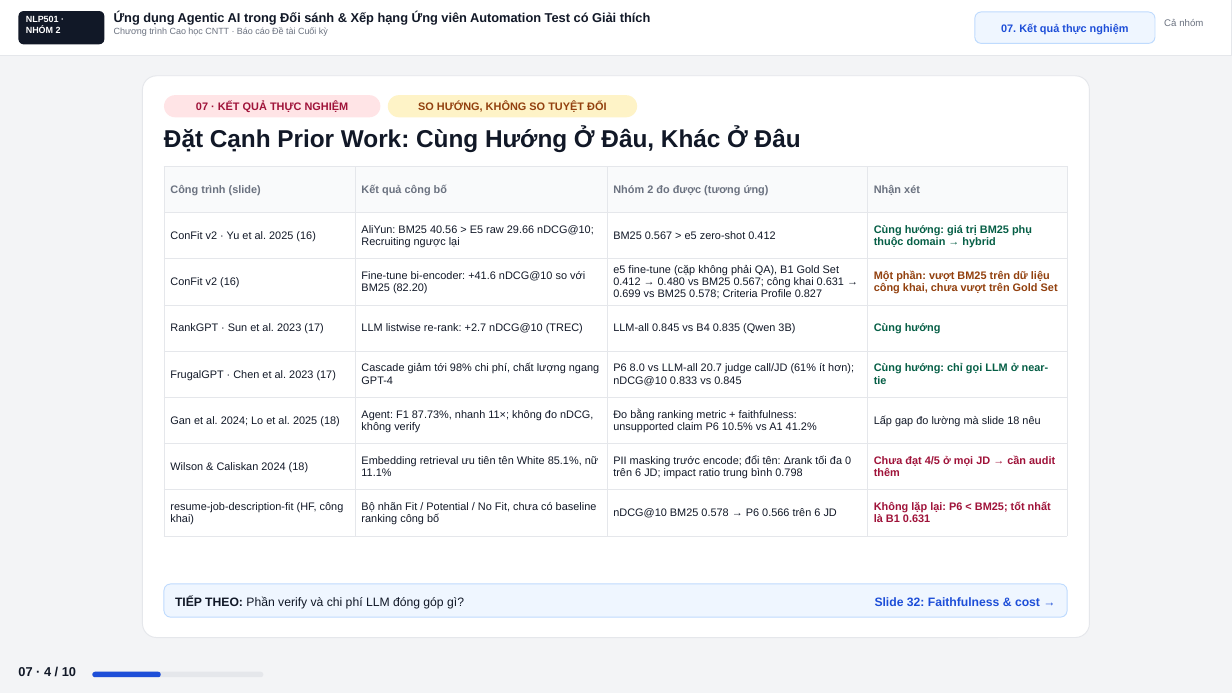
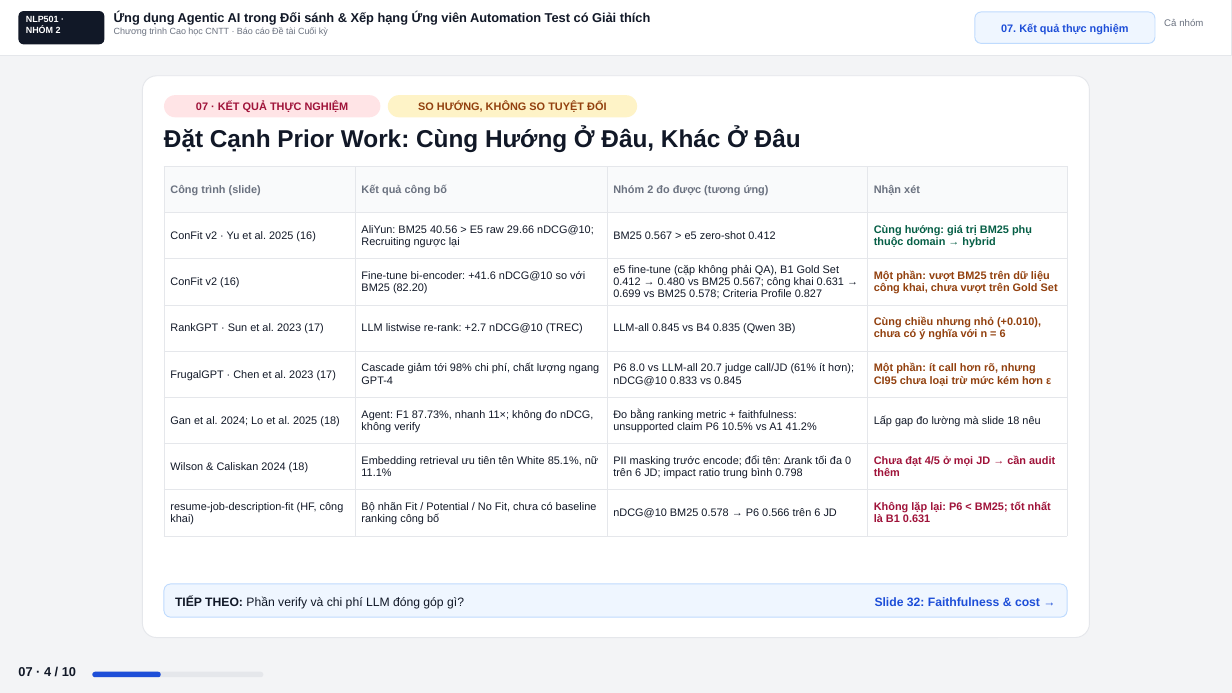
Before and after one commit to ZgsNat/NLP501.22_GROUP_2, a slide deck: slide 31 of Slide_Group2_NLP501-3.pptx. Drawn at 1232x693 pixels with LibreOffice and Linux fonts; fonts in the diff are those of the drawing. Boxes give left, top, right and bottom in pixels: in the first picture for what was removed or moved away, otherwise in the second. Text is boxed around its words. In the diff, an @@ line names an element or a change of style, - is before the commit and + after.

```diff
--- a/Slide_Group2_NLP501-3.pptx
+++ b/Slide_Group2_NLP501-3.pptx
@@ table at (164,166,1067,536) @@
-row 4, column 4: Cùng hướng
+row 4, column 4: Cùng chiều nhưng nhỏ (+0.010), chưa có ý nghĩa với n = 6
-row 5, column 4: Cùng hướng: chỉ gọi LLM ở near-tie
+row 5, column 4: Một phần: ít call hơn rõ, nhưng CI95 chưa loại trừ mức kém hơn ε
```
Also in this commit, not shown: 6 other slides changed, 10 other files.
